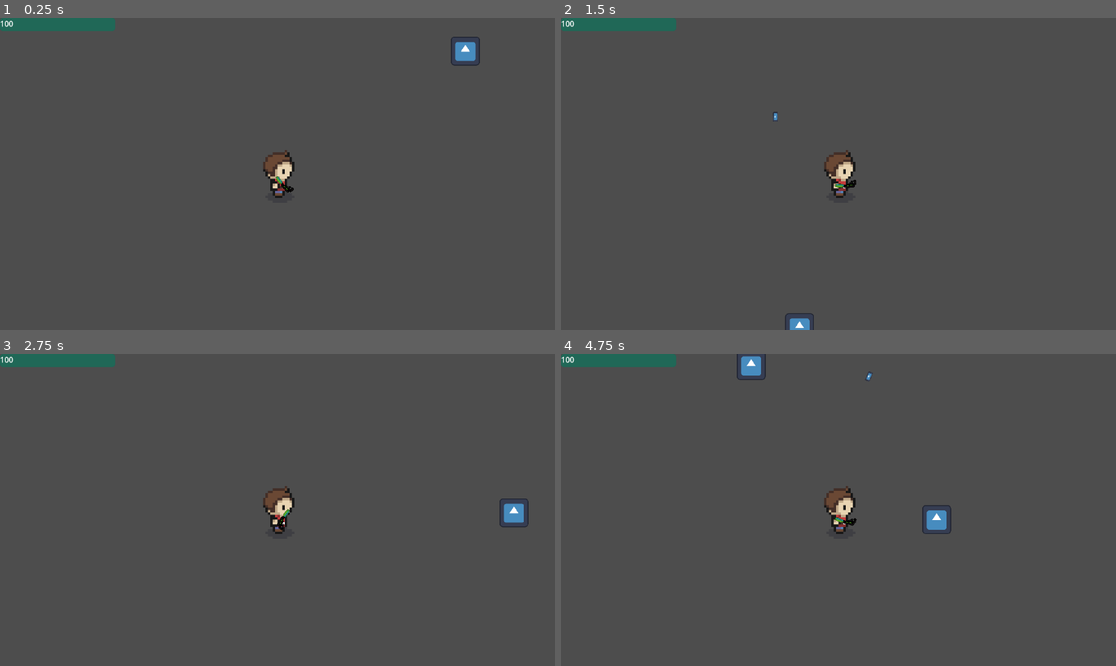
Above: before the commit, frames 1-4 (two rows, left to right).
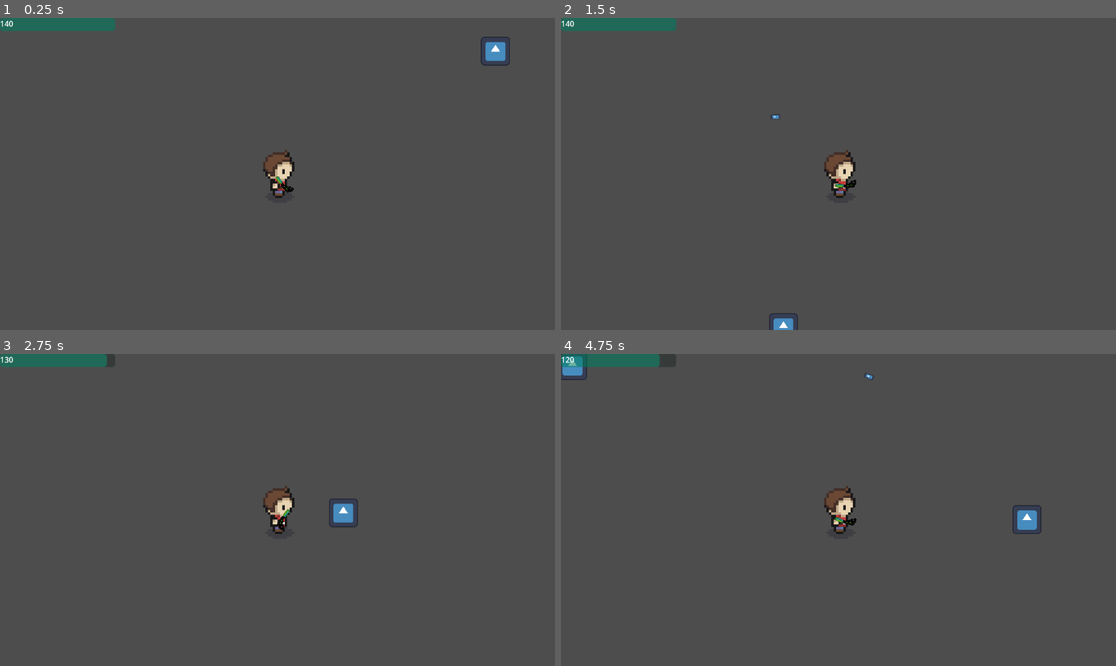
Above: after the commit, the same moments.

Repository: CaydinH/Stranded
Game: Godot game, scene res://test_platform.tscn
The game is run twice, just before and just after one commit, with the same random seed, the same clock (stepped at 60 frames per second) and the same inputs. The project has no main scene, so this scene is started directly. The engine's default icon, where the game draws it, is replaced by a stand-in: a white triangle on a blue panel in a dark square.
Inputs (mouse positions are in pixels of both pictures, inside the frame that each line leads up to):
- Up to frame 1 (0.25 s): no input
- Up to frame 2 (1.5 s): tap Enter (ui_accept) at 0.5, 1.25 s; move the mouse to (960, 158) at 0.52 s; hold D (walk_right) from 0.53 s (still down); click (960, 158) at 0.6 s; tap Space (jump) at 0.77 s; move the mouse to (727, 189) at 1.27 s; click (727, 189) at 1.35 s
- Up to frame 3 (2.75 s): tap Space (jump) at 1.52 s; tap Enter (ui_accept) at 2 s; move the mouse to (333, 441) at 2.02 s; release D (walk_right) at 2.03 s; hold A (walk_left) from 2.03 s (still down); hold Shift (shift) from 2.03 s (still down); click (333, 441) at 2.3 s
- Up to frame 4 (4.75 s): move the mouse to (810, 572) at 2.77 s; release A (walk_left) at 2.78 s; release Shift (shift) at 2.78 s; hold D (walk_right) 2.78-4.28 s; click (810, 572) at 2.85 s; tap Space (jump) at 3.02, 3.77, 4.52 s; move the mouse to (1005, 556) at 3.52 s; click (1005, 556) at 3.6 s; move the mouse to (672, 463) at 4.27 s; hold A (walk_left) from 4.28 s (still down); tap Shift (shift) at 4.35 s; click (672, 463) at 4.55 s

The runs differ from the first frame. In frame 1, 0.6% of the frame differs, in the area x 0-92%, y 0-16%; in frame 2, 0.3%; in frame 3, 0.6%; in frame 4, 1.2%, in the area x 0-87%, y 0-58%.

Commit message:
1-13-25
take two on uploading Chromebook files

Diff:
--- a/bush_walker.gd
+++ b/bush_walker.gd
@@ -1,7 +1,8 @@
 extends CharacterBody2D
 
 
-const SPEED = 100.0
+const SPEED = 50.0
+var health = 20
 
 func _ready() -> void:
 	velocity.x = SPEED
@@ -18,9 +19,18 @@
 		$Timer.start()
 	if velocity.x == 0:
 		velocity.x = SPEED
-
 	move_and_slide()
 
+	for player in get_tree().get_nodes_in_group("player"):
+		if $Area2D.overlaps_body(player):
+			if player.dmg_lock == 0.0:
+				player.take_damage(10)
+				player.dmg_lock = 0.5
 
 func _on_timer_timeout() -> void:
 	velocity.x *= -1
+
+func take_damage(dmg):
+	health -= dmg
+	if health <= 0:
+		self.queue_free()
--- a/bush_walker.tscn
+++ b/bush_walker.tscn
@@ -4,12 +4,12 @@
 [ext_resource type="Texture2D" uid="uid://swu4sc6jdoxt" path="res://icon.svg" id="2_hby0x"]
 
 [sub_resource type="RectangleShape2D" id="RectangleShape2D_yyxjs"]
-size = Vector2(12, 1)
+size = Vector2(12, 12)
 
 [sub_resource type="RectangleShape2D" id="RectangleShape2D_wjjpn"]
 size = Vector2(14, 14)
 
-[node name="bush_walker" type="CharacterBody2D"]
+[node name="bush_walker" type="CharacterBody2D" groups=["enemy"]]
 collision_layer = 2
 collision_mask = 2
 script = ExtResource("1_yhpq1")
@@ -19,7 +19,6 @@
 texture = ExtResource("2_hby0x")
 
 [node name="CollisionShape2D" type="CollisionShape2D" parent="."]
-position = Vector2(0, 5.5)
 shape = SubResource("RectangleShape2D_yyxjs")
 
 [node name="Area2D" type="Area2D" parent="."]
@@ -38,4 +37,5 @@
 scale = Vector2(0.5, 0.5)
 target_position = Vector2(0, 34)
 
+[connection signal="body_entered" from="Area2D" to="." method="_on_area_2d_body_entered"]
 [connection signal="timeout" from="Timer" to="." method="_on_timer_timeout"]
--- a/laser_body.gd
+++ b/laser_body.gd
@@ -1,10 +1,13 @@
 extends Node2D
 @onready var projectile = load("res://projectile.tscn")
+var cooldown = 0.0
 
 func _physics_process(delta: float) -> void:
+	cooldown = max(cooldown - delta, 0.0)
 	look_at(get_global_mouse_position())
-	if Input.is_action_just_pressed("left_click"):
-		shoot()
+	if cooldown == 0.0:
+		if Input.is_action_just_pressed("left_click"):
+			shoot()
 
 func shoot():
 	var instance = projectile.instantiate()
@@ -12,3 +15,4 @@
 	instance.spawnPos = global_position
 	instance.spawnRot = rotation
 	get_tree().get_root().call_deferred("add_child", instance)
+	cooldown = 0.3
--- a/player.gd
+++ b/player.gd
@@ -2,17 +2,17 @@
 
 const SPEED = 150.0
 const JUMP_VELOCITY = -400.0
+var dmg_lock = 0.5
 
 @export var stats = {
-	"health": 100,
-	"max_health": 100,
+	"health": 140,
+	"max_health": 140,
 	"jumps": 2,
 	"atk_dmg": 20,
 }
 
-
-
 func _physics_process(delta: float) -> void:
+	dmg_lock = max(dmg_lock-delta, 0.0)
 	# Add the gravity.
 	if $RayCastRight.is_colliding() or $RayCastLeft.is_colliding():
 		velocity.y = 0.5
@@ -56,3 +56,9 @@
 func pickup_health(value):
 	stats.health += value
 	stats.health = clamp(stats.health, 0, stats.max_health)
+
+func take_damage(dmg):
+	stats.health -= dmg
+	if stats.health <= 0:
+		OS.alert("Dead")
+		get_tree().reload_current_scene()
--- a/project.godot
+++ b/project.godot
@@ -10,7 +10,7 @@
 
 [application]
 
-config/name="Stranded"
+config/name="Stranded-main"
 config/features=PackedStringArray("4.3", "GL Compatibility")
 config/icon="res://icon.svg"
 
@@ -54,5 +54,3 @@
 [rendering]
 
 textures/canvas_textures/default_texture_filter=3
-renderer/rendering_method="gl_compatibility"
-renderer/rendering_method.mobile="gl_compatibility"
--- a/projectile.gd
+++ b/projectile.gd
@@ -19,5 +19,7 @@
 
 
 func _on_area_2d_body_entered(body: Node2D) -> void:
-	print("test")
+	for enemy in get_tree().get_nodes_in_group("enemy"):
+		if body.is_in_group("enemy"):
+			enemy.take_damage(10)
 	self.queue_free()
--- a/projectile.tscn
+++ b/projectile.tscn
@@ -9,6 +9,7 @@
 
 [node name="projectile" type="CharacterBody2D"]
 rotation = 1.5708
+scale = Vector2(0.5, 2)
 collision_layer = 2
 collision_mask = 2
 script = ExtResource("1_qc0yh")
